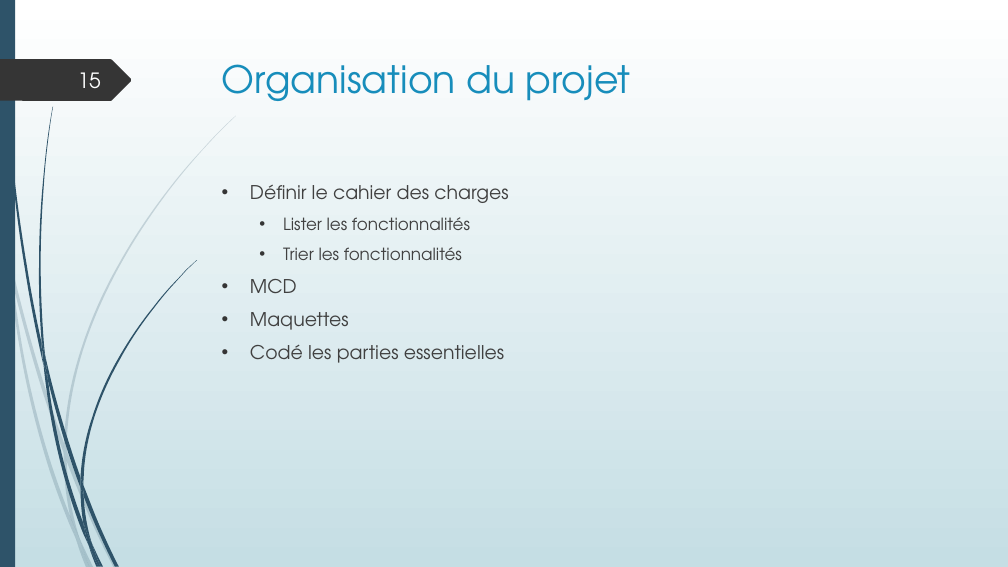
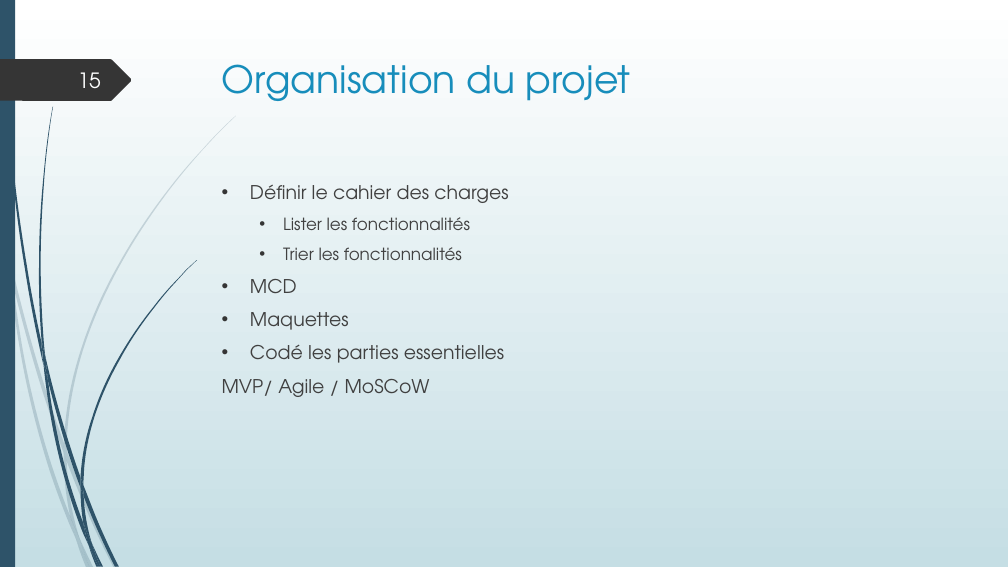
Before and after one commit to LisaF0/projet, a slide deck: slide 15 of aDoc/Projet boutique en ligne.pptx. Drawn at 1008x567 pixels with LibreOffice and Linux fonts; fonts in the diff are those of the drawing. Boxes give left, top, right and bottom in pixels: in the first picture for what was removed or moved away, otherwise in the second. Text is boxed around its words. In the diff, an @@ line names an element or a change of style, - is before the commit and + after.

```diff
--- a/aDoc/Projet boutique en ligne.pptx
+++ b/aDoc/Projet boutique en ligne.pptx
@@ text at (222, 379, 430, 397): paragraph added @@
+MVP/ Agile / MoSCoW
```
Also in this commit, not shown: 2 other slides changed, 3 other files.
